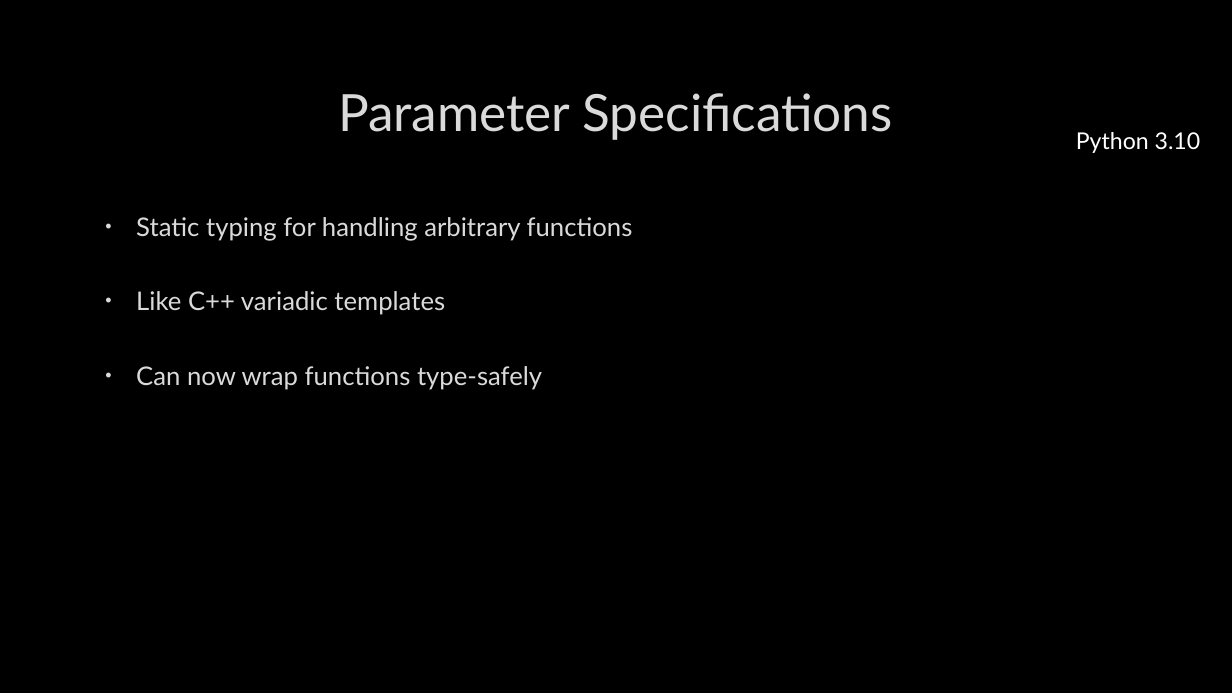
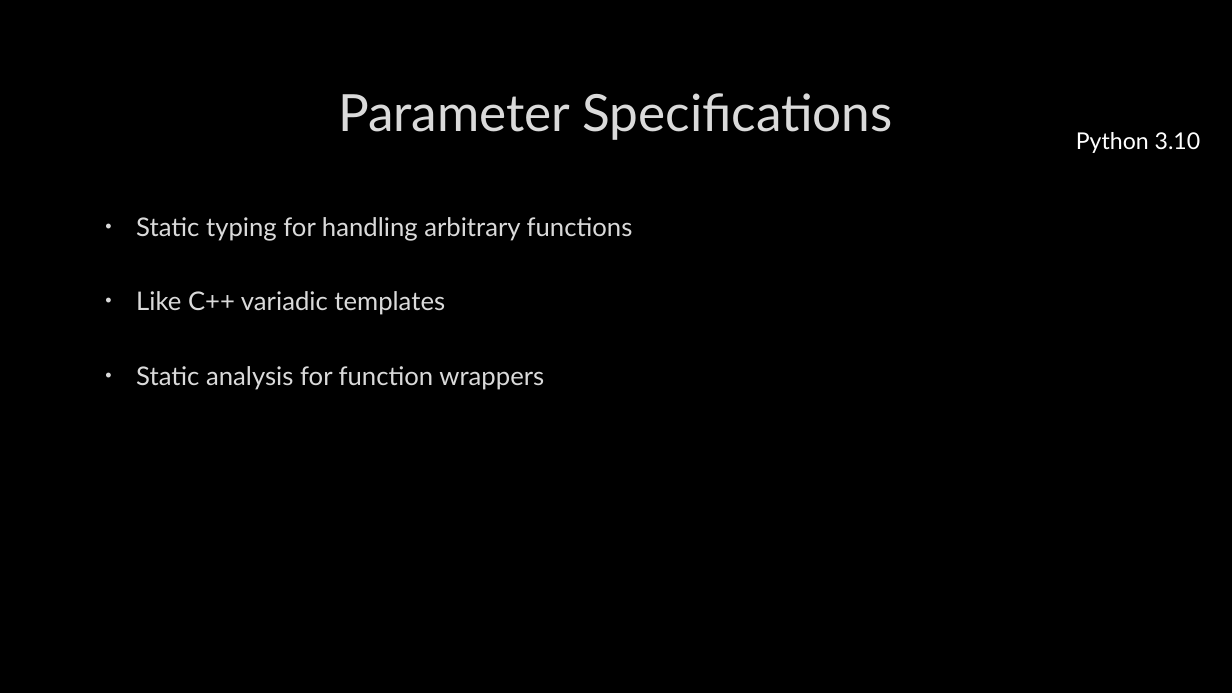
Before and after one commit to MC-DeltaT/PythonFromAltUniverses, a slide deck: slide 6 of Slides.pptx (slide 7 before the commit). Drawn at 1232x693 pixels with LibreOffice and Linux fonts; fonts in the diff are those of the drawing; background and template pictures are left out. Boxes give left, top, right and bottom in pixels: in the first picture for what was removed or moved away, otherwise in the second. Text is boxed around its words. In the diff, an @@ line names an element or a change of style, - is before the commit and + after.

```diff
--- a/Slides.pptx
+++ b/Slides.pptx
@@ text at (136,366,544,390): text changed @@
-• Can now wrap functions type-safely
+• Static analysis for function wrappers
```
Also in this commit, not shown: 8 other slides changed, 2 slides removed, 5 other files.
